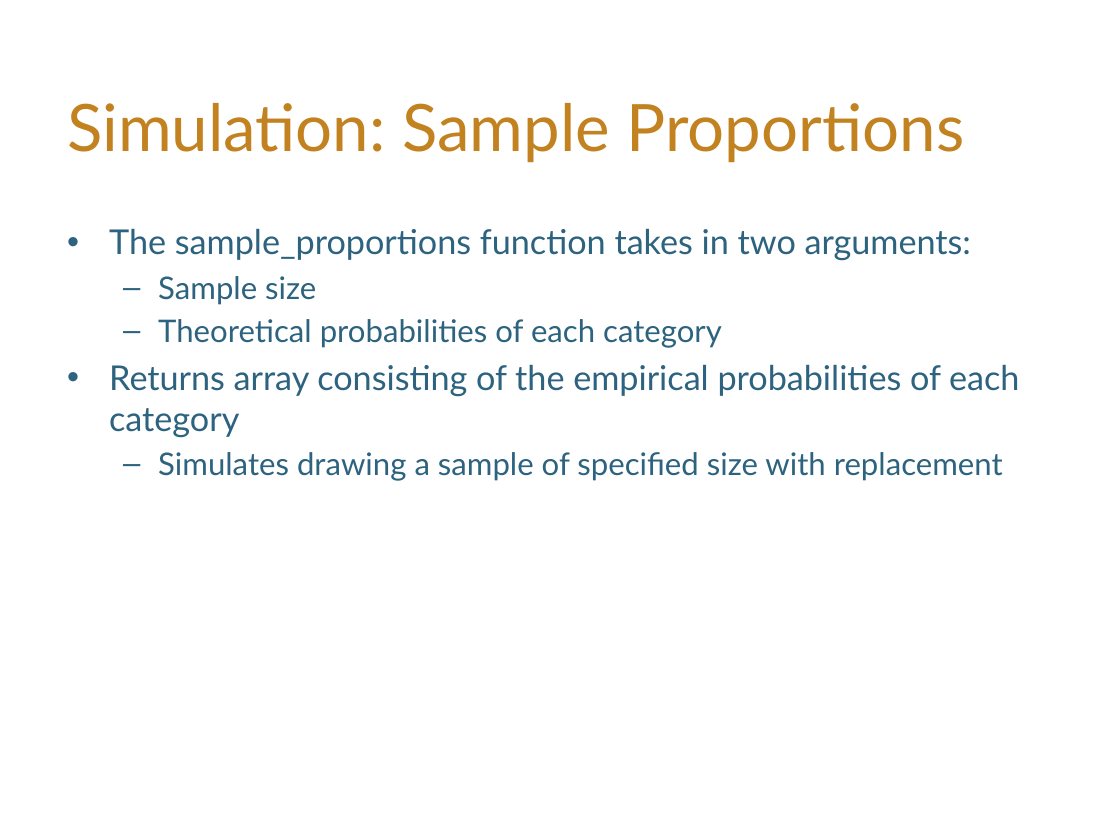
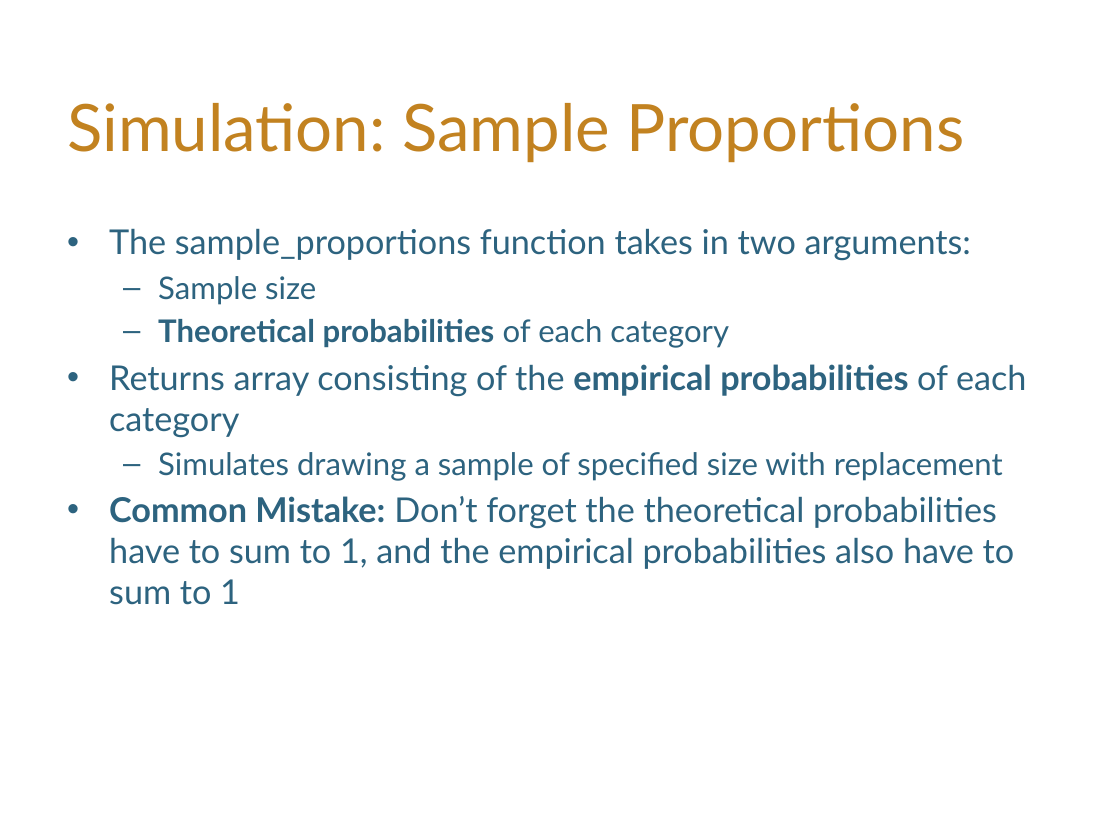
Before and after one commit to hLuo27/teaching, a slide deck: slide 9 of data8/slides/lab6.pptx. Drawn at 1120x840 pixels with LibreOffice and Linux fonts; fonts in the diff are those of the drawing; background and template pictures are left out. Boxes give left, top, right and bottom in pixels: in the first picture for what was removed or moved away, otherwise in the second. Text is boxed around its words. In the diff, an @@ line names an element or a change of style, - is before the commit and + after.

```diff
--- a/data8/slides/lab6.pptx
+++ b/data8/slides/lab6.pptx
@@ text at [109, 319, 1026, 437]: bold on in "Theoretical probabilities", "empirical probabilities" @@
@@ text at [109, 496, 1015, 605]: paragraph added @@
+• Common Mistake: Don’t forget the theoretical probabilities have to sum to 1, and the empirical probabilities also have to sum to 1
```
Also in this commit, not shown: 2 other slides changed, 2 slides added, 2 slides removed, 1 other file.
